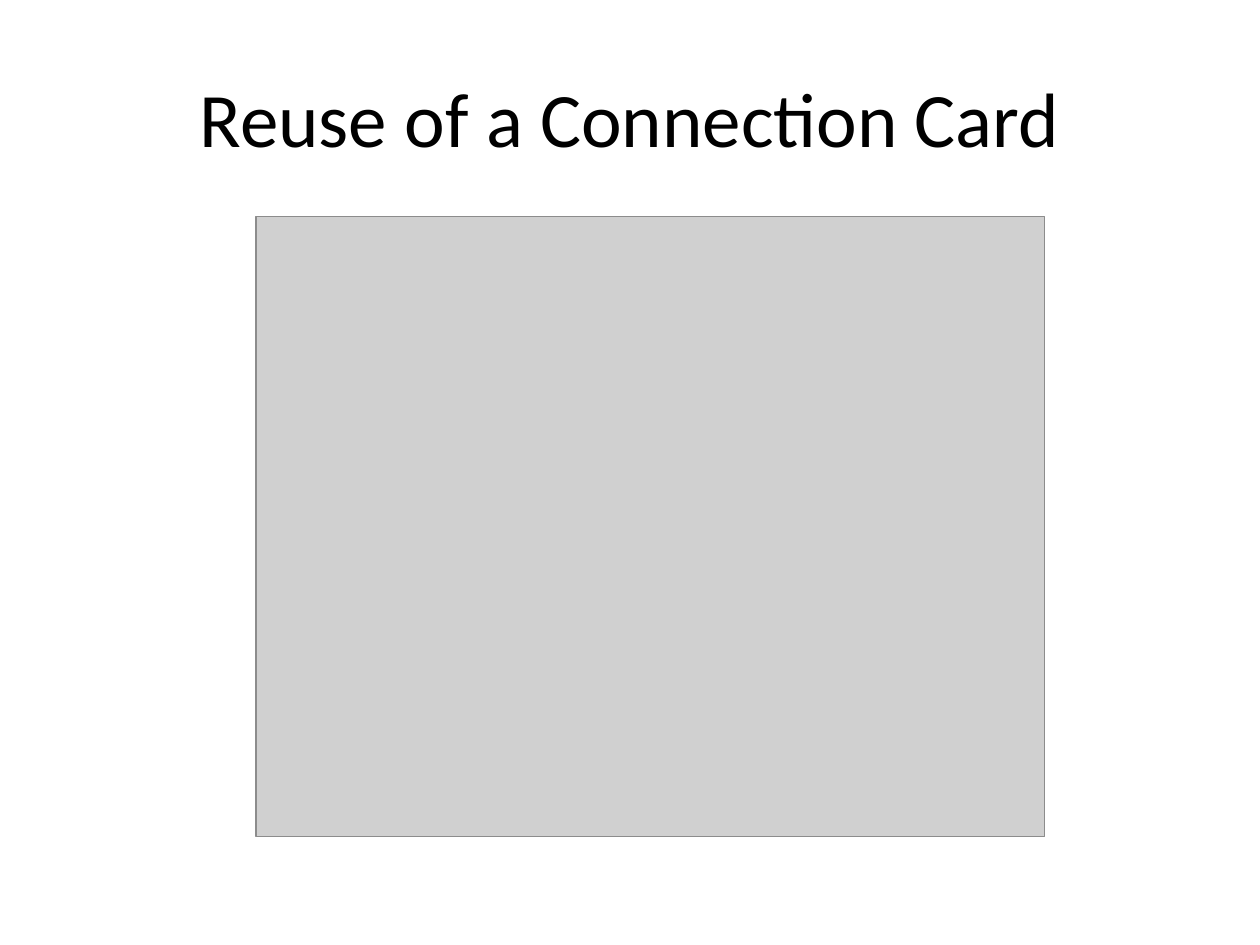
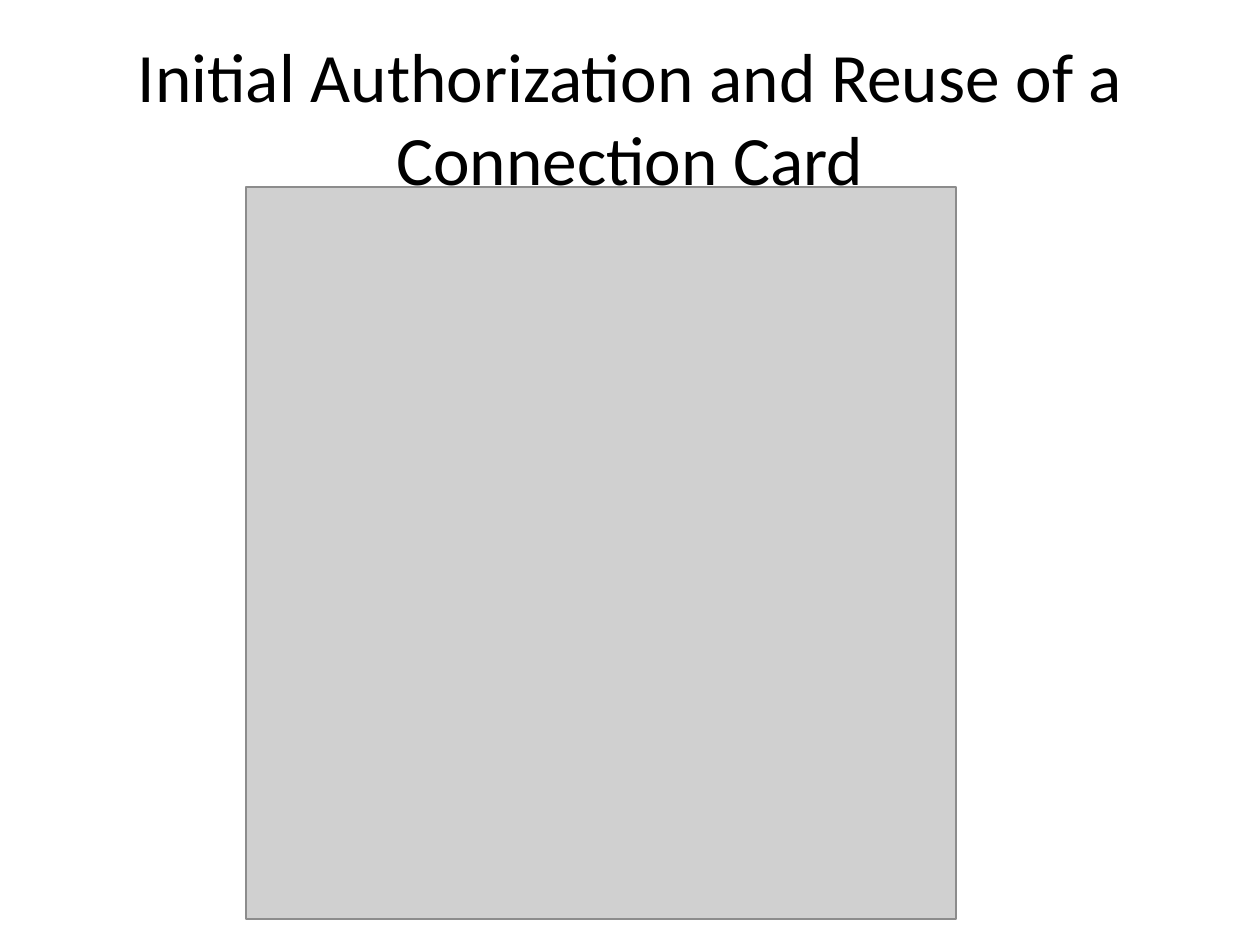
Before and after one commit to canleloglu/worddoc, a slide deck: slide 12 of sunumNew.pptx (slide 14 before the commit). Drawn at 1260x945 pixels with LibreOffice and Linux fonts; fonts in the diff are those of the drawing; grey boxes stand for pictures. Boxes give left, top, right and bottom in pixels: in the first picture for what was removed or moved away, otherwise in the second. Text is boxed around its words. In the diff, an @@ line names an element or a change of style, - is before the commit and + after.

```diff
--- a/sunumNew.pptx
+++ b/sunumNew.pptx
@@ title at bbox=[138, 54, 1122, 203]: text changed; size 44 to 39.6 pt @@
-Reuse of a Connection Card
+Initial Authorization and Reuse of a Connection Card
@@ picture: place and size @@
-picture at bbox=[256, 217, 1045, 837]
+picture at bbox=[246, 186, 955, 919]
```
Also in this commit, not shown: 10 other slides changed, 37 slides added, 11 slides removed, 1 other file.
